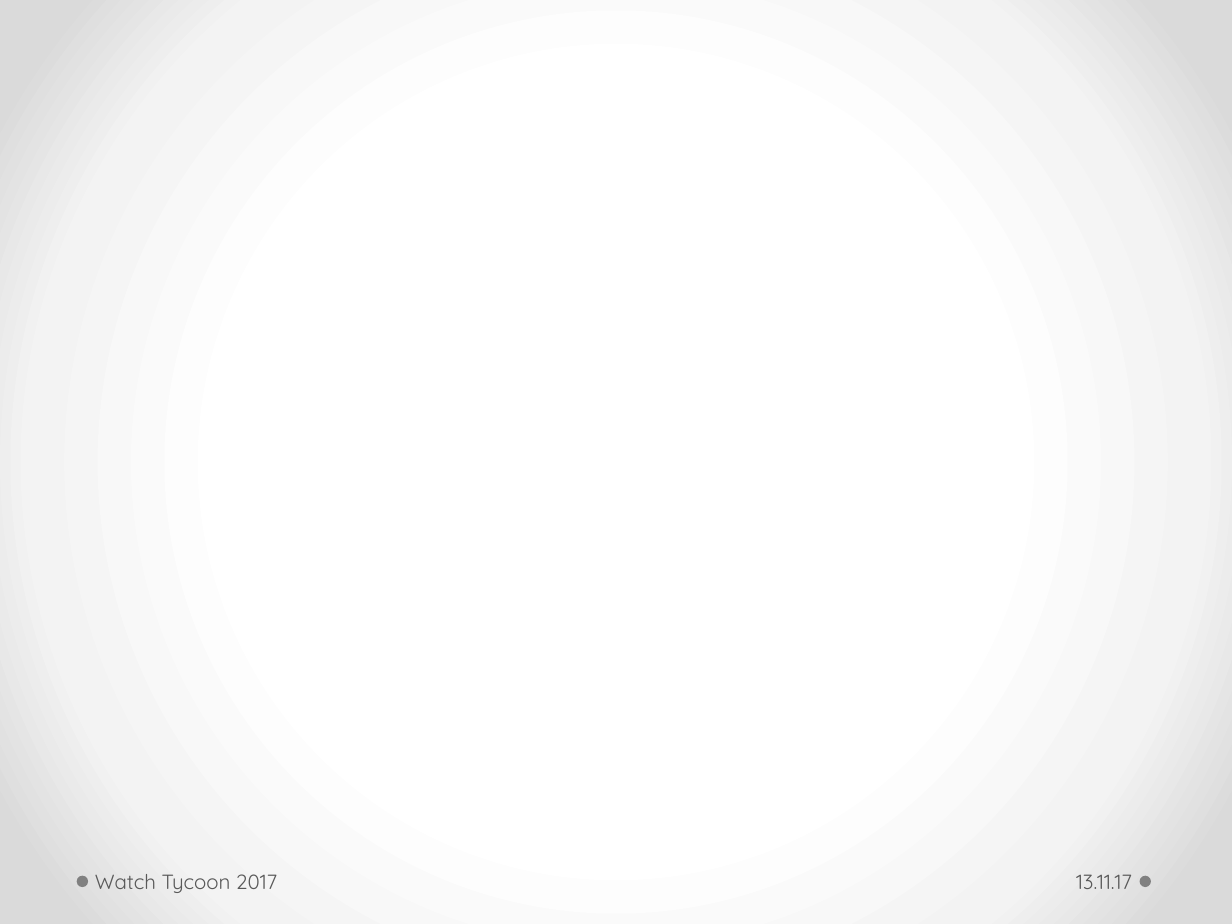
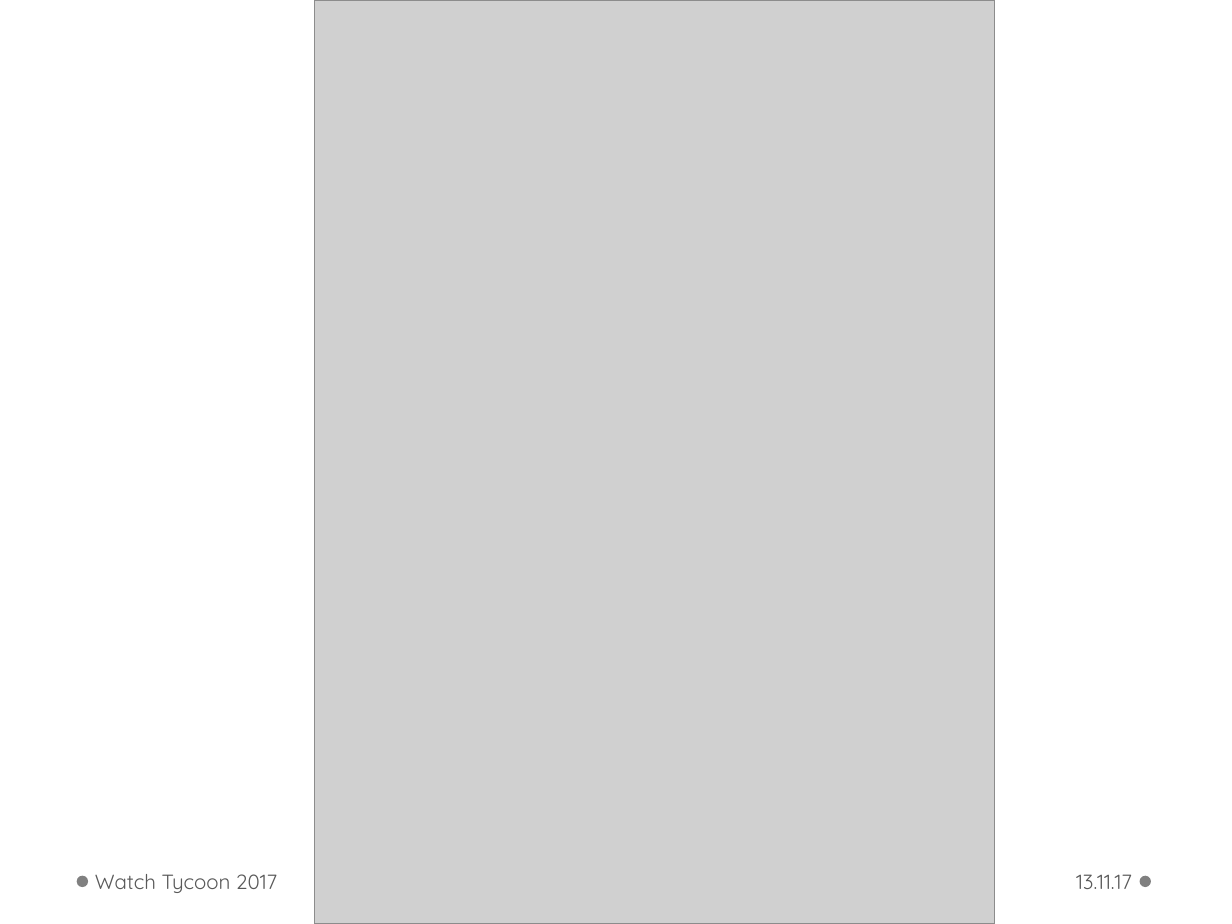
Before and after one commit to WWI16SEAFallstudie/Unternehmenssimulation, a slide deck: slide 3 of doc/fallstudie_präsentation.pptx. Drawn at 1232x924 pixels with LibreOffice and Linux fonts; fonts in the diff are those of the drawing; grey boxes stand for pictures. Boxes give left, top, right and bottom in pixels: in the first picture for what was removed or moved away, otherwise in the second. Text is boxed around its words. In the diff, an @@ line names an element or a change of style, - is before the commit and + after.

```diff
--- a/doc/fallstudie_präsentation.pptx
+++ b/doc/fallstudie_präsentation.pptx
@@ background gradient #FFFFFF to #F4F4F4 to #DADADA to #FFFFFF @@
@@ picture added at <box>315,0,995,924</box> @@
```
Also in this commit, not shown: 3 other slides changed, 3 slides added.
